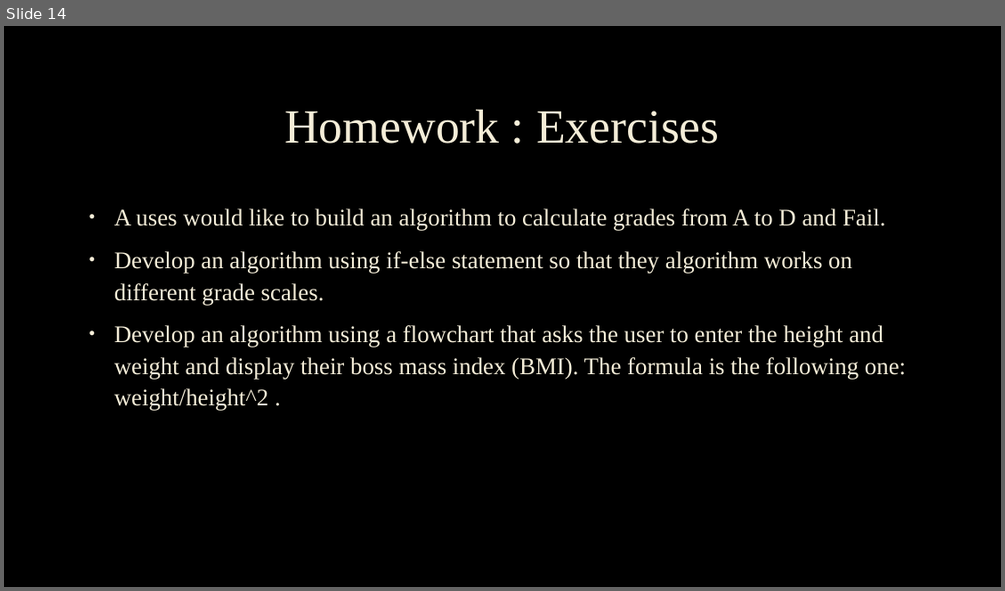
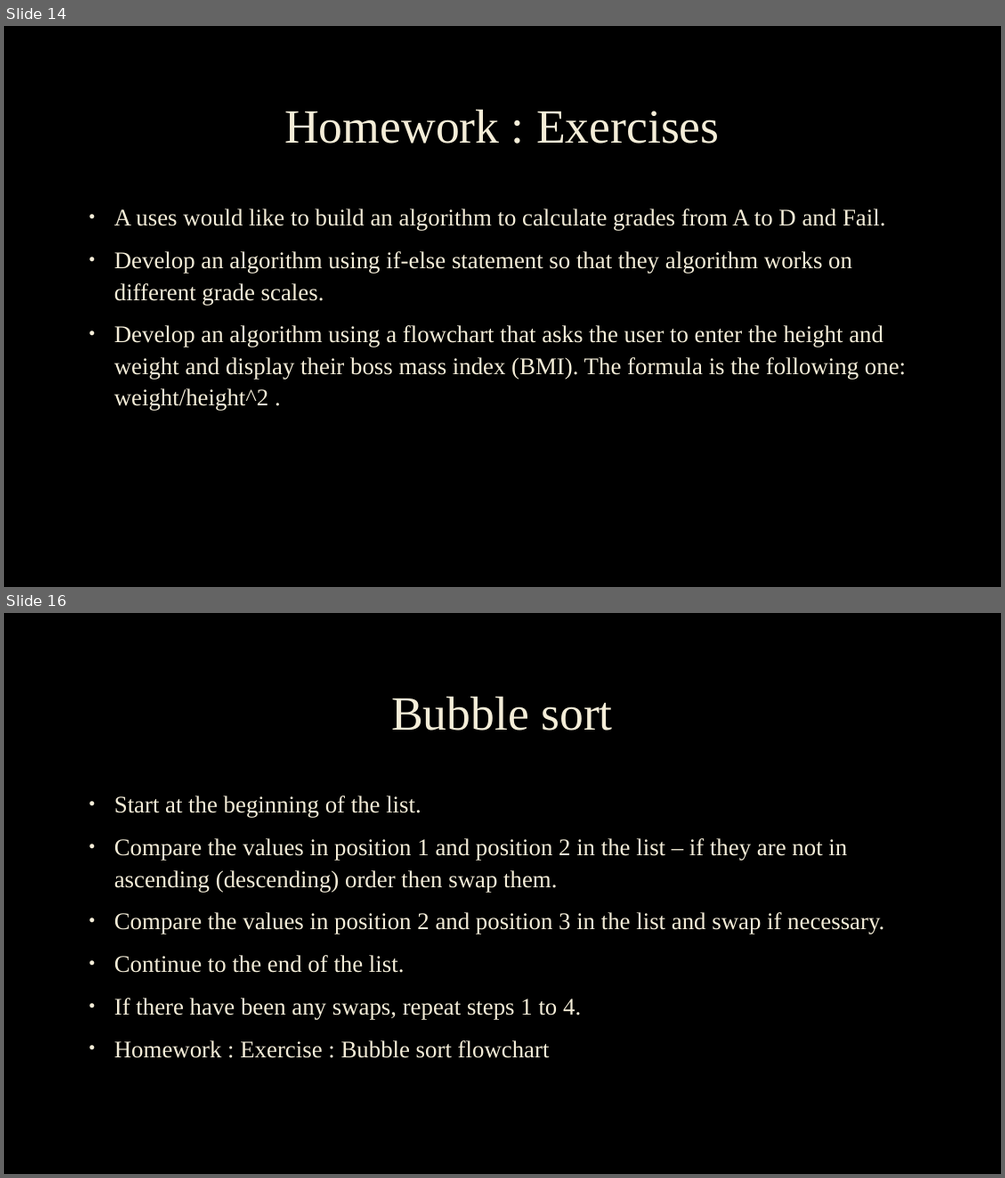
Before and after one commit to chrisasim/GCSEComputerScience-9-1-, a slide deck: Computer Science GCSE(9-1) (2).pptx. Shown one above the other, each under a label of ours: slide 14 before the commit, slides 14 and 16 after it; the slides between them are not shown. The pictures are 1005x591 and 1005x1178 pixels, drawn with LibreOffice and Linux fonts; fonts in the diff are those of the drawing; background and template pictures are left out. Boxes give left, top, right and bottom in pixels: in the first picture for what was removed or moved away, otherwise in the second. Text is boxed around its words. In the diff, an @@ line names an element or a change of style, - is before the commit and + after.

Commit message:
GCSE 9-1 Computer Science course
GCSE 9-1 Computer Science Unit 1.
Contact me so that we get started tutoring.

```diff
--- a/Computer Science GCSE(9-1) (2).pptx
+++ b/Computer Science GCSE(9-1) (2).pptx
@@ slide 16 added at [4, 613, 1001, 1174], background picture (left out) @@
@@ title added at [391, 696, 612, 730], 46 pt, text #F4EDD8 @@
+Bubble sort
@@ text added at [114, 795, 884, 1058], 23 pt, text #F4EDD8 @@
+• Start at the beginning of the list.
+• Compare the values in position 1 and position 2 in the list – if they are not in ascending (descending) order then swap them.
+• Compare the values in position 2 and position 3 in the list and swap if necessary.
+• Continue to the end of the list.
+• If there have been any swaps, repeat steps 1 to 4.
+• Homework : Exercise : Bubble sort flowchart
```
Also in this commit, not shown: 1 slide changed, 5 other slides added.
